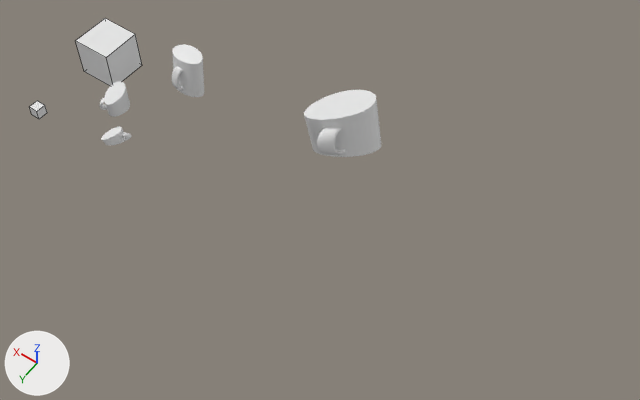
An edit to the Blender file Assets/Blender/layout.blend, drawn before and after from the same camera.
Both versions are drawn from a 50 mm camera at (-46.2, 28.1, 57.4) aimed at (-17.9, -11.6, -4.9). Every picture has the same lights, and +X, +Y and +Z are marked at lower left. The older version comes first. Mesh edges are drawn as thin lines on the coarser meshes.

The first picture shows '4 inch cube', 'cup', 'cup (1)', 'cup (3)' and 2 more.
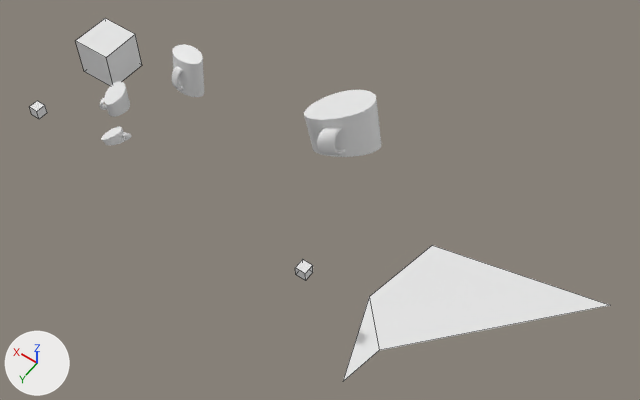
The change, as a list of edits to the scene's bpy script:
```text
Add me_plane_001:
    me_plane_001.from_pydata([(-204.0, -67.0, -70.0), (-191.0, -1.0, -70.0), (-339.0, -97.0, -70.0), (-221.0, 32.0, -70.0), (-214.0, 67.0, -70.0)], [], [(0, 1, 3, 2), (3, 1, 4)])
Add ob_plane_001:
    ob_plane_001 = bpy.data.objects.new('Plane.001', me_plane_001)
    ob_plane_001.location = (-2.97, -8.0, -0.99)
    ob_plane_001.scale = (0.119, 0.119, 0.119)
Add ob_1_inch_cube_001:
    ob_1_inch_cube_001 = bpy.data.objects.new('1 inch cube.001', me_cube_002.copy())  # the mesh of ob_4_inch_cube
    ob_1_inch_cube_001.location = (-22.41, -3.08, -1.74)
    ob_1_inch_cube_001.scale = (0.5, 0.5, 0.5)
```

What differs and where, as boxes (x1, y1, x2, y2) in the pictures (640 x 400 px):
'Plane.001', added: after (343, 245, 611, 381)
'1 inch cube.001', added: after (295, 259, 313, 281)
'cup (3).001', unchanged, uncovered by the edit: after (304, 90, 381, 157)
'cup (3)', unchanged, covered by the edit: before (304, 90, 381, 157)
'cup (1).001', unchanged, uncovered by the edit: after (172, 45, 204, 97)
'cup (1)', unchanged, covered by the edit: before (172, 45, 204, 97)
